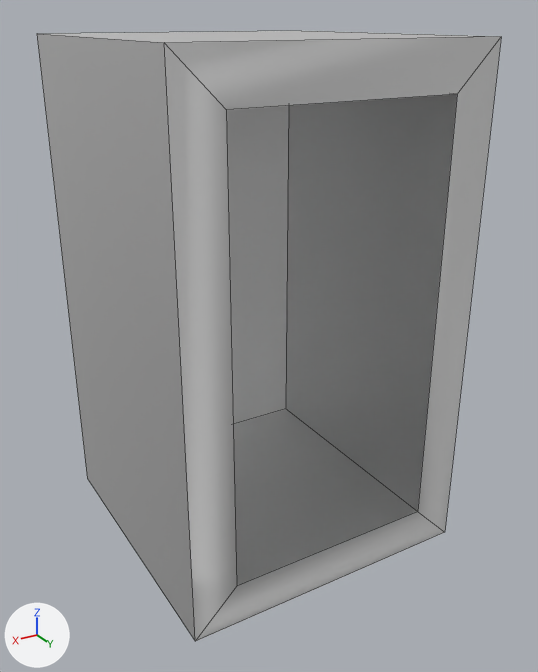
Two versions of the FBX model assets/Pool.fbx, one commit apart.
One viewpoint serves both versions: a camera (50 mm lens) standing at (0.142, 0.248, 0.106) and looking at (-0.002, 0.008, -0.014). Every picture has the same lights, and +X, +Y and +Z are marked at lower left. Mesh edges are drawn as thin lines. Where no turn or scale is listed for an object, it has been applied to the vertices. Vertices at the same position are counted once.
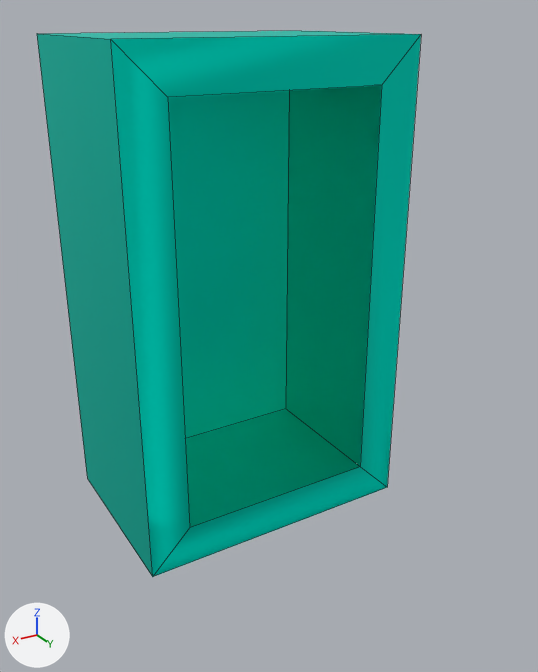
The newer file is also rescaled (x0.891), turned or shifted as a whole; pictures and numbers use the older file's frame.

Location of each change, [x1, y1, x2, y2] in pixels of the pictures (538 x 672 px):
'Cube', recoloured, reshaped (grey to cyan, 17% narrower, 10% shorter): before [37, 31, 501, 641]; after [37, 31, 421, 577]

The edits, one by one:
Material 'Texture.002' (mat_texture_002) is new.
Its base color is (0.0, 0.8, 0.641) (cyan #00e7d1).
Its metallic is 1.0.
Its roughness is 0.553.
me_cube_003 has 16 vertices, 14 faces and spans x -0.06..0.06, y -0.06..0.06, z -0.1..0.1.
me_cube_003 is used by ob_cube; location (0.0, 0.0, 0.0).
Before the commit, vertices of me_cube_003: 1 (-0.043, 0.06, 0.083) at pixel (457, 94), 3 (-0.043, 0.06, -0.083) at pixel (417, 511), 5 (0.043, 0.06, 0.083) at pixel (226, 109), 7 (0.043, 0.06, -0.083) at pixel (236, 586), 8 (-0.06, 0.06, 0.1) at pixel (501, 36).
Before the commit, vertices of me_cube_003: 9 (-0.06, 0.06, -0.1) at pixel (444, 532), 10 (0.06, 0.06, -0.1) at pixel (195, 641), 11 (0.06, 0.06, 0.1) at pixel (164, 42).
me_cube_003 no longer uses material mat_texture (white #e7e7e7).
Part 1, on me_cube_003:
Vertices 1, 3, 5, 7 to 11 of me_cube_003 move by (0.0, -0.039, 0.0).
me_cube_003 now uses material mat_texture_002 (cyan #00e7d1).
